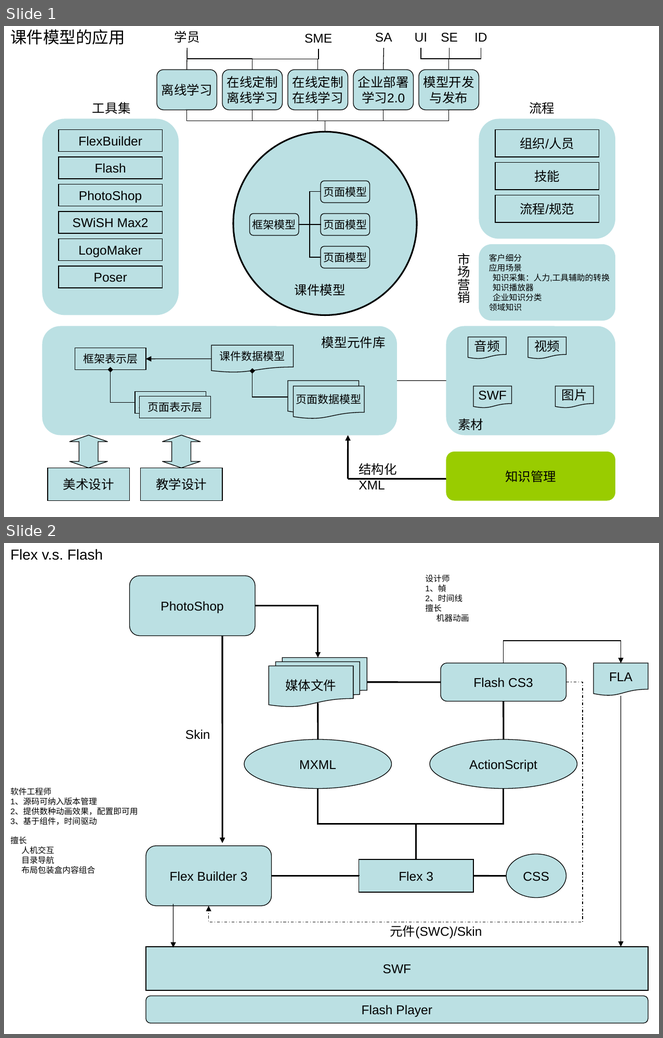
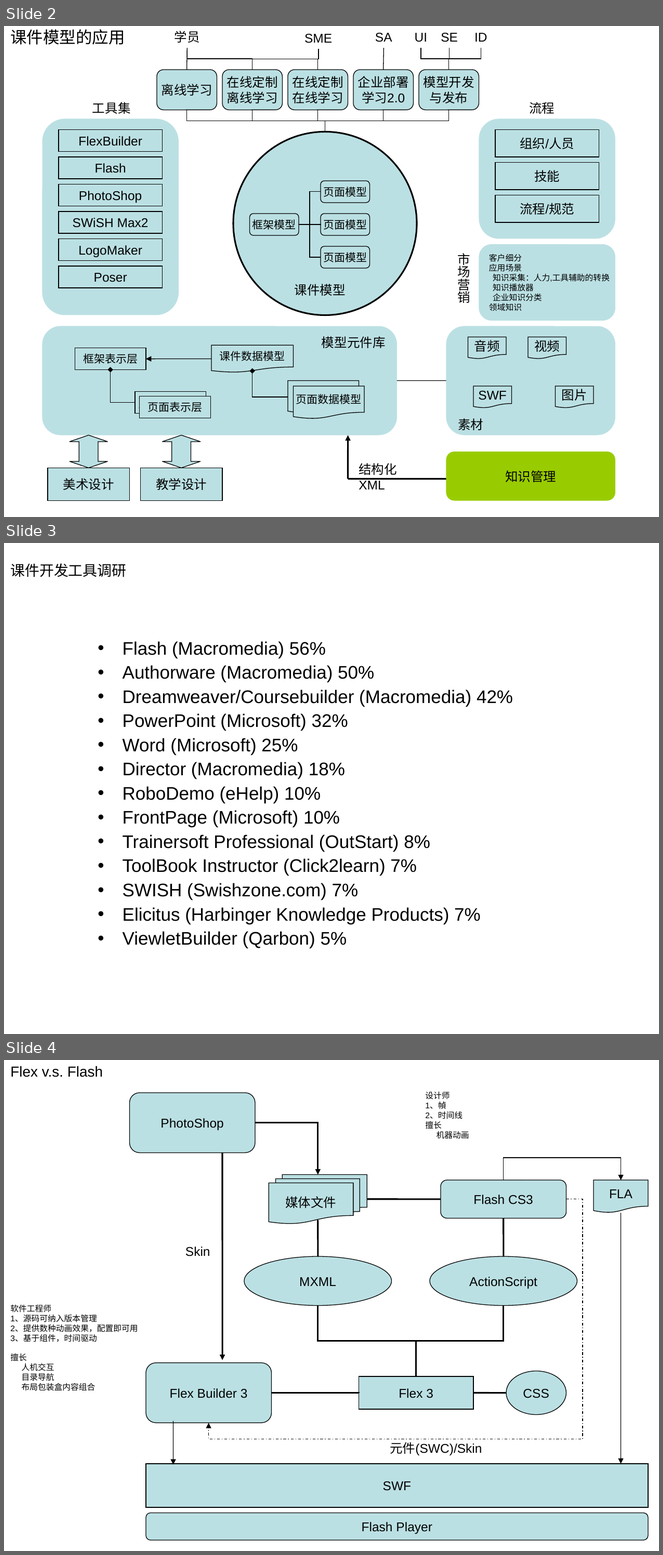
Before and after one commit to myedlt/myflash, a slide deck: docu/CWArch/课件模型.ppt. Shown one above the other, each under a label of ours: slides 1 and 2 before the commit, slides 2, 3 and 4 after it. The pictures are 663x1038 and 663x1555 pixels, drawn with LibreOffice and Linux fonts; fonts in the diff are those of the drawing. Boxes give left, top, right and bottom in pixels: in the first picture for what was removed or moved away, otherwise in the second. Text is boxed around its words. In the diff, an @@ line names an element or a change of style, - is before the commit and + after.

```diff
--- a/docu/CWArch/课件模型.ppt
+++ b/docu/CWArch/课件模型.ppt
@@ slide 3 added at <box>4,543,659,1034</box>, background #FFFFFF @@
@@ title added at <box>10,563,126,577</box>, 16 pt, text #000000 @@
+课件开发工具调研
@@ text added at <box>123,641,513,949</box>, 20 pt, text #000000 @@
+• Flash (Macromedia) 56%
+• Authorware (Macromedia) 50%
+• Dreamweaver/Coursebuilder (Macromedia) 42%
+• PowerPoint (Microsoft) 32%
+• Word (Microsoft) 25%
+• Director (Macromedia) 18%
+• RoboDemo (eHelp) 10%
+• FrontPage (Microsoft) 10%
+• Trainersoft Professional (OutStart) 8%
+• ToolBook Instructor (Click2learn) 7%
+• SWISH (Swishzone.com) 7%
+• Elicitus (Harbinger Knowledge Products) 7%
+• ViewletBuilder (Qarbon) 5%
@@ what was slide 1 is now slide 2 @@
@@ what was slide 2 is now slide 4 @@
```
Also in this commit, not shown: 5 slides changed, 3 other slides added, 2 other files.
